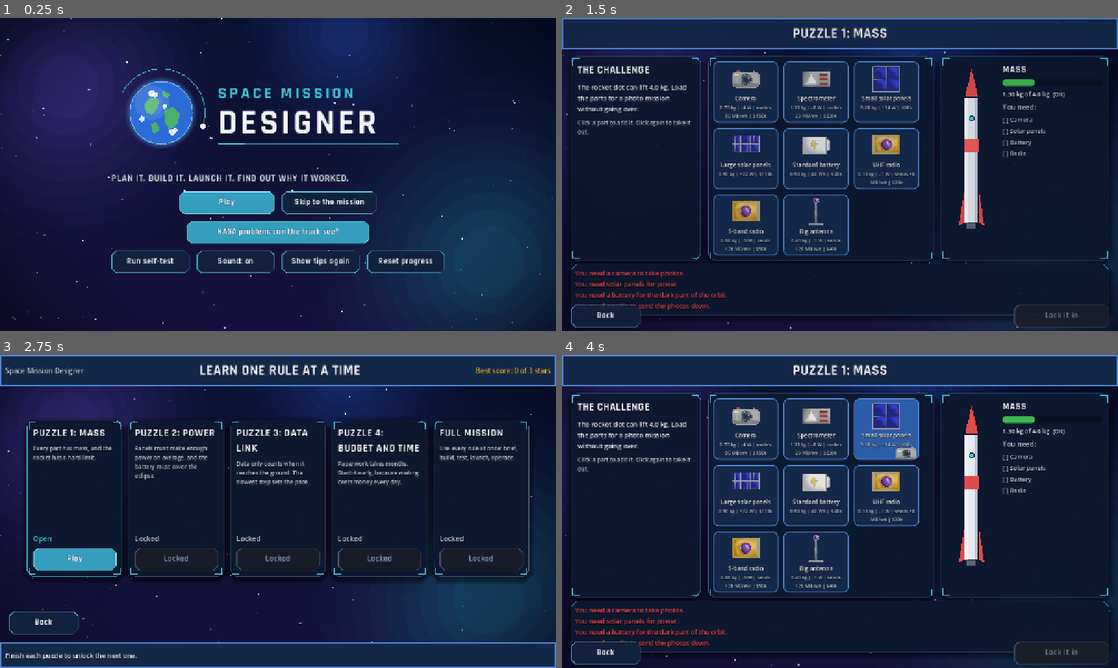
Above: before the commit, frames 1-4 (two rows, left to right).
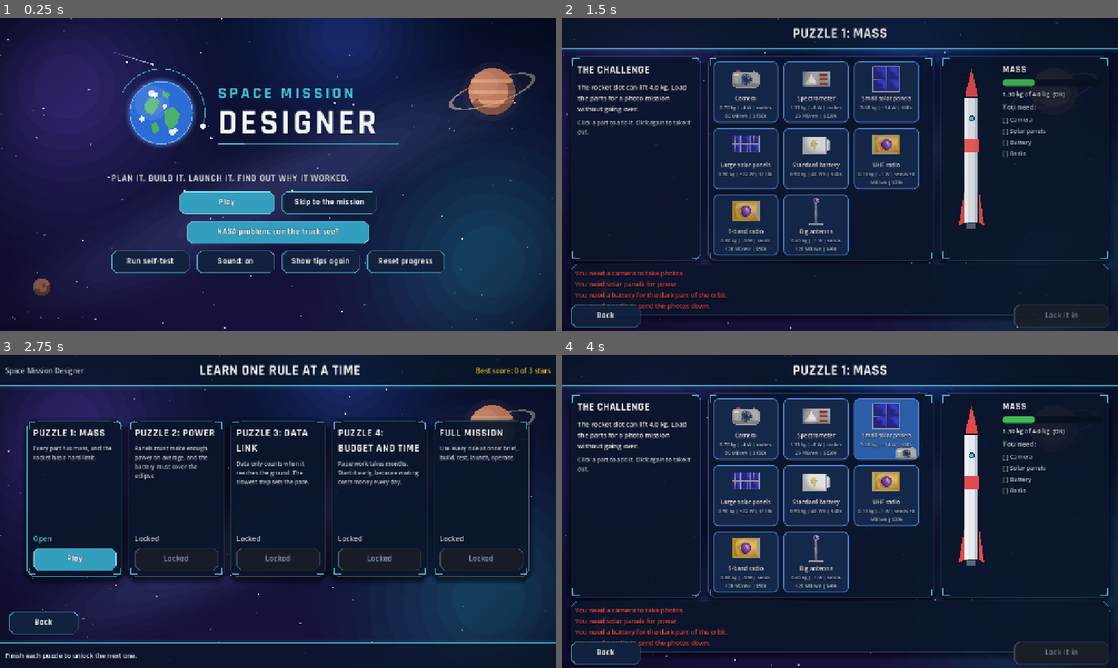
Above: after the commit, the same moments.

Repository: a77chand/apogeic
Game: Godot game, scene res://scenes/main.tscn
Same seed, same stepped clock (60 frames per second), same inputs: the game is played once before the commit and once after it.
Inputs (mouse positions are in pixels of both pictures, inside the frame that each line leads up to):
- Up to frame 1 (0.25 s): no input
- Up to frame 2 (1.5 s): click "Play" at 0.5 s; click "Play" at 1.25 s
- Up to frame 3 (2.75 s): click "Back" at 2 s
- Up to frame 4 (4 s): click "Play" at 2.75 s; tap A at 3.5 s; drag from (745, 430) to (895, 442) at 3.52 s

The runs differ from the first frame. In frame 1, 5.1% of the frame differs, in the area x 6-97%, y 10-89%; in frame 2, 5.6%; in frame 3, 16%, in the area x 0-100%, y 0-100%; in frame 4, 7.9%.

Commit message:
Stronger space theme: richer sky, HUD bars, glassy panels
Background: a faint galaxy band, a distant ringed gas giant (ring drawn behind and in front
of the planet), a small rusty moon, and a shooting star every few seconds, on top of the
existing nebulae and drifting stars. Every top and tip bar (each screen's and the shared
chrome bars) is now a dark see-through strip with a glowing cyan edge, so the stars show
behind it. Panels are glassy (slightly see-through, faint highlight along the top). All
tests pass.

Diff:
--- a/scripts/screens/briefing.gd
+++ b/scripts/screens/briefing.gd
@@ -27,7 +27,7 @@
 
 func _build_top_bar() -> void:
 	var bar: PanelContainer = PanelContainer.new()
-	bar.add_theme_stylebox_override("panel", UI.box(UI.C_DEEP, UI.C_BORDER, 0, 2, 12.0))
+	bar.add_theme_stylebox_override("panel", UI.bar_style(true))
 	_place(bar, Vector2(0, 0), Vector2(1280, 72))
 	var title: Label = UI.label("Briefing", 28)
 	title.horizontal_alignment = HORIZONTAL_ALIGNMENT_CENTER
@@ -185,7 +185,7 @@
 
 func _build_bottom() -> void:
 	var bar: PanelContainer = PanelContainer.new()
-	bar.add_theme_stylebox_override("panel", UI.box(UI.C_DEEP, UI.C_BORDER, 0, 2, 12.0))
+	bar.add_theme_stylebox_override("panel", UI.bar_style(false))
 	_place(bar, Vector2(0, 662), Vector2(1280, 58))
 	_tip = UI.label("Click a locked choice to see why it is locked.", 15)
 	bar.add_child(_tip)
--- a/scripts/screens/ladder.gd
+++ b/scripts/screens/ladder.gd
@@ -22,7 +22,7 @@
 
 func _build_top_bar() -> void:
 	var bar: PanelContainer = PanelContainer.new()
-	bar.add_theme_stylebox_override("panel", UI.box(UI.C_DEEP, UI.C_BORDER, 0, 2, 12.0))
+	bar.add_theme_stylebox_override("panel", UI.bar_style(true))
 	_place(bar, Vector2(0, 0), Vector2(1280, 72))
 	var row: HBoxContainer = UI.hbox(16)
 	bar.add_child(row)
@@ -89,7 +89,7 @@
 
 func _build_bottom() -> void:
 	var bar: PanelContainer = PanelContainer.new()
-	bar.add_theme_stylebox_override("panel", UI.box(UI.C_DEEP, UI.C_BORDER, 0, 2, 12.0))
+	bar.add_theme_stylebox_override("panel", UI.bar_style(false))
 	_place(bar, Vector2(0, 662), Vector2(1280, 58))
 	_tip = UI.label("Finish each puzzle to unlock the next one.", 15)
 	bar.add_child(_tip)
--- a/scripts/screens/ops.gd
+++ b/scripts/screens/ops.gd
@@ -69,7 +69,7 @@
 
 func _build() -> void:
 	var bar: PanelContainer = PanelContainer.new()
-	bar.add_theme_stylebox_override("panel", UI.box(UI.C_DEEP, UI.C_BORDER, 0, 2, 12.0))
+	bar.add_theme_stylebox_override("panel", UI.bar_style(true))
 	_place(bar, Vector2(0, 0), Vector2(1280, 72))
 	var row: HBoxContainer = UI.hbox(16)
 	bar.add_child(row)
--- a/scripts/screens/puzzle_link.gd
+++ b/scripts/screens/puzzle_link.gd
@@ -40,7 +40,7 @@
 
 func _build_top_bar() -> void:
 	var bar: PanelContainer = PanelContainer.new()
-	bar.add_theme_stylebox_override("panel", UI.box(UI.C_DEEP, UI.C_BORDER, 0, 2, 12.0))
+	bar.add_theme_stylebox_override("panel", UI.bar_style(true))
 	_place(bar, Vector2(0, 0), Vector2(1280, 72))
 	var title: Label = UI.label(str(_pz.get("title", "Puzzle")), 28)
 	title.horizontal_alignment = HORIZONTAL_ALIGNMENT_CENTER
--- a/scripts/screens/puzzle_mass.gd
+++ b/scripts/screens/puzzle_mass.gd
@@ -39,7 +39,7 @@
 
 func _build_top_bar() -> void:
 	var bar: PanelContainer = PanelContainer.new()
-	bar.add_theme_stylebox_override("panel", UI.box(UI.C_DEEP, UI.C_BORDER, 0, 2, 12.0))
+	bar.add_theme_stylebox_override("panel", UI.bar_style(true))
 	_place(bar, Vector2(0, 0), Vector2(1280, 72))
 	var title: Label = UI.label(str(_pz.get("title", "Puzzle")), 28)
 	title.horizontal_alignment = HORIZONTAL_ALIGNMENT_CENTER
--- a/scripts/screens/report.gd
+++ b/scripts/screens/report.gd
@@ -50,7 +50,7 @@
 
 func _build_top_bar(grade: String) -> void:
 	var bar: PanelContainer = PanelContainer.new()
-	bar.add_theme_stylebox_override("panel", UI.box(UI.C_DEEP, UI.C_BORDER, 0, 2, 12.0))
+	bar.add_theme_stylebox_override("panel", UI.bar_style(true))
 	_place(bar, Vector2(0, 0), Vector2(1280, 72))
 	var title_text: String = "Mission failed"
 	var color: Color = UI.C_RED
--- a/scripts/screens/test_lab.gd
+++ b/scripts/screens/test_lab.gd
@@ -74,7 +74,7 @@
 
 func _build_top_bar() -> void:
 	var bar: PanelContainer = PanelContainer.new()
-	bar.add_theme_stylebox_override("panel", UI.box(UI.C_DEEP, UI.C_BORDER, 0, 2, 12.0))
+	bar.add_theme_stylebox_override("panel", UI.bar_style(true))
 	_place(bar, Vector2(0, 0), Vector2(1280, 72))
 	var row: HBoxContainer = UI.hbox(16)
 	bar.add_child(row)
--- a/scripts/screens/truck.gd
+++ b/scripts/screens/truck.gd
@@ -35,7 +35,7 @@
 
 func _build_top_bar() -> void:
 	var bar: PanelContainer = PanelContainer.new()
-	bar.add_theme_stylebox_override("panel", UI.box(UI.C_DEEP, UI.C_BORDER, 0, 2, 12.0))
+	bar.add_theme_stylebox_override("panel", UI.bar_style(true))
 	_place(bar, Vector2(0, 0), Vector2(1280, 72))
 	var row: HBoxContainer = UI.hbox(16)
 	bar.add_child(row)
--- a/scripts/screens/workshop.gd
+++ b/scripts/screens/workshop.gd
@@ -78,7 +78,7 @@
 
 func _build_top_bar() -> void:
 	var bar: PanelContainer = PanelContainer.new()
-	bar.add_theme_stylebox_override("panel", UI.box(UI.C_DEEP, UI.C_BORDER, 0, 2, 12.0))
+	bar.add_theme_stylebox_override("panel", UI.bar_style(true))
 	_place(bar, Vector2(0, 0), Vector2(1280, 72))
 	var row: HBoxContainer = UI.hbox(16)
 	bar.add_child(row)
@@ -219,7 +219,7 @@
 
 func _build_tip_bar() -> void:
 	var bar: PanelContainer = PanelContainer.new()
-	bar.add_theme_stylebox_override("panel", UI.box(UI.C_DEEP, UI.C_BORDER, 0, 2, 12.0))
+	bar.add_theme_stylebox_override("panel", UI.bar_style(false))
 	_place(bar, Vector2(0, 662), Vector2(1280, 58))
 	var row: HBoxContainer = UI.hbox(12)
 	bar.add_child(row)
--- a/scripts/ui/chrome.gd
+++ b/scripts/ui/chrome.gd
@@ -16,7 +16,7 @@
 ## A 72 px bar across the top. Game name left, title centre, one pill per entry in pills on the right.
 static func top_bar(title: String, pills: Array) -> Control:
 	var bar: PanelContainer = PanelContainer.new()
-	bar.add_theme_stylebox_override("panel", UI.box(UI.C_DEEP, UI.C_BORDER, 0, 2, 12.0))
+	bar.add_theme_stylebox_override("panel", UI.bar_style(true))
 	bar.position = Vector2(0.0, 0.0)
 	bar.custom_minimum_size = Vector2(1280.0, 72.0)
 	bar.size = Vector2(1280.0, 72.0)
@@ -56,7 +56,7 @@
 ## A 58 px bar across the bottom with one line of tip text and a PLACEHOLDER NUMBERS tag.
 static func tip_bar(text: String) -> Control:
 	var bar: PanelContainer = PanelContainer.new()
-	bar.add_theme_stylebox_override("panel", UI.box(UI.C_DEEP, UI.C_BORDER, 0, 2, 10.0))
+	bar.add_theme_stylebox_override("panel", UI.bar_style(false))
 	bar.position = Vector2(0.0, 662.0)
 	bar.custom_minimum_size = Vector2(1280.0, 58.0)
 	bar.size = Vector2(1280.0, 58.0)
--- a/scripts/ui/starfield.gd
+++ b/scripts/ui/starfield.gd
@@ -1,6 +1,7 @@
 extends Control
 ## The space background used when art/backgrounds/bg_space.png is missing: a deep blue
-## gradient, a few soft coloured nebula glows, and twinkling stars. All code-drawn.
+## gradient, soft nebula glows, a faint galaxy band, a distant ringed planet and a small moon,
+## twinkling stars that drift, and now and then a shooting star. All code-drawn.
 ## The stars come from a fixed formula, so the sky is the same every run.
 
 const STAR_COUNT: int = 140
@@ -37,6 +38,9 @@
 	_glow(Vector2(size.x * 0.12, size.y * 0.22), size.y * 0.55, Color(0.45, 0.30, 0.85))   # purple
 	_glow(Vector2(size.x * 0.88, size.y * 0.78), size.y * 0.60, Color(0.10, 0.60, 0.65))   # teal
 	_glow(Vector2(size.x * 0.62, size.y * 0.05), size.y * 0.40, Color(0.20, 0.35, 0.85))   # blue
+	_galaxy_band()
+	_ringed_planet(Vector2(size.x * 0.885, size.y * 0.235), size.y * 0.075)
+	_moon(Vector2(size.x * 0.075, size.y * 0.86), size.y * 0.028)
 	for item in _stars:
 		var s: Array = item
 		var twinkle: float = 0.55 + 0.45 * sin(_time * float(s[4]) + float(s[3]))
@@ -46,6 +50,63 @@
 		draw_circle(Vector2(drift * size.x, float(s[1]) * size.y), float(s[2]), c)
 
 
+	_shooting_star()
+
+
+## A faint diagonal band of light, like the Milky Way seen from far away.
+func _galaxy_band() -> void:
+	draw_set_transform(Vector2(size.x * 0.5, size.y * 0.55), -0.42, Vector2(1.0, 0.16))
+	for i in range(8):
+		draw_circle(Vector2.ZERO, size.x * (0.62 - 0.06 * float(i)), Color(0.55, 0.62, 0.95, 0.012 + 0.004 * float(i)))
+	draw_set_transform(Vector2.ZERO)
+
+
+## A distant gas giant with a tilted ring. The back of the ring is drawn first, then the
+## planet, then the front of the ring, so the ring wraps around it.
+func _ringed_planet(c: Vector2, r: float) -> void:
+	var ring: Color = Color(0.85, 0.78, 0.62, 0.55)
+	draw_set_transform(c, -0.32, Vector2(1.0, 0.28))
+	draw_arc(Vector2.ZERO, r * 1.85, PI, TAU, 48, ring, r * 0.18)
+	draw_set_transform(Vector2.ZERO)
+	draw_circle(c, r * 1.25, Color(0.85, 0.55, 0.40, 0.06))                # haze
+	draw_circle(c, r, Color(0.78, 0.50, 0.38))
+	for k in range(3):                                                  # cloud bands
+		var y: float = (float(k) - 1.0) * r * 0.45
+		var half: float = sqrt(maxf(0.0, r * r - y * y)) * 0.96
+		draw_line(c + Vector2(-half, y), c + Vector2(half, y), Color(0.95, 0.72, 0.52, 0.55), r * 0.16)
+	draw_circle(c + Vector2(-r * 0.30, -r * 0.30), r * 0.55, Color(1, 1, 1, 0.08))   # lit side
+	draw_arc(c, r * 0.85, -0.15 * PI, 0.85 * PI, 24, Color(0.05, 0.02, 0.10, 0.35), r * 0.32)  # shadow side
+	draw_set_transform(c, -0.32, Vector2(1.0, 0.28))
+	draw_arc(Vector2.ZERO, r * 1.85, 0.0, PI, 48, ring, r * 0.18)
+	draw_set_transform(Vector2.ZERO)
+
+
+## A small, rusty moon low in the corner.
+func _moon(c: Vector2, r: float) -> void:
+	draw_circle(c, r, Color(0.62, 0.40, 0.32))
+	draw_circle(c + Vector2(r * 0.25, -r * 0.20), r * 0.22, Color(0.45, 0.28, 0.24))
+	draw_circle(c + Vector2(-r * 0.30, r * 0.30), r * 0.15, Color(0.45, 0.28, 0.24))
+	draw_arc(c, r * 0.80, -0.1 * PI, 0.9 * PI, 16, Color(0.02, 0.02, 0.08, 0.40), r * 0.40)
+
+
+## Every 9 seconds a shooting star crosses the upper sky in under a second.
+func _shooting_star() -> void:
+	var cycle: float = fmod(_time, 9.0)
+	if cycle > 0.8:
+		return
+	var p: float = cycle / 0.8
+	var start: Vector2 = Vector2(size.x * 0.15, size.y * 0.08)
+	var end: Vector2 = Vector2(size.x * 0.55, size.y * 0.30)
+	var head: Vector2 = start.lerp(end, p)
+	var tail: Vector2 = start.lerp(end, maxf(0.0, p - 0.18))
+	var fade: float = sin(p * PI)
+	for k in range(6):   # a tail that fades towards the back
+		var a: Vector2 = tail.lerp(head, float(k) / 6.0)
+		var b: Vector2 = tail.lerp(head, float(k + 1) / 6.0)
+		draw_line(a, b, Color(1, 1, 1, fade * float(k + 1) / 6.0), 2.0)
+	draw_circle(head, 2.0, Color(1, 1, 1, fade))
+
+
 ## A soft round glow: stacked circles that get fainter towards the edge.
 func _glow(centre: Vector2, radius: float, color: Color) -> void:
 	for i in range(10):
--- a/scripts/ui/ui.gd
+++ b/scripts/ui/ui.gd
@@ -150,7 +150,7 @@
 ## cyan tick marks in the corners like a HUD frame (main panels only).
 static func panel(border: Color = C_BORDER, margin: float = 16.0) -> PanelContainer:
 	var p: PanelContainer = PanelContainer.new()
-	var sb: StyleBoxFlat = box(Color(0.05, 0.10, 0.19, 0.95), Color(border, 0.55), 12, 1, margin)
+	var sb: StyleBoxFlat = box(Color(0.04, 0.09, 0.18, 0.86), Color(border, 0.55), 12, 1, margin)   # glassy: stars show faintly
 	sb.corner_detail = 1
 	sb.shadow_color = Color(0, 0, 0, 0.5)
 	sb.shadow_size = 14
@@ -167,6 +167,7 @@
 	var arm: float = minf(16.0, minf(s.x, s.y) * 0.15)
 	var inset: float = 5.0
 	var c: Color = Color(C_ACCENT, 0.75)
+	p.draw_line(Vector2(arm + 10.0, 1.5), Vector2(s.x - arm - 10.0, 1.5), Color(C_ACCENT, 0.18), 1.0)   # glass highlight
 	for corner in [Vector2(0, 0), Vector2(1, 0), Vector2(0, 1), Vector2(1, 1)]:
 		var x: float = inset if corner.x == 0 else s.x - inset
 		var y: float = inset if corner.y == 0 else s.y - inset
@@ -174,6 +175,20 @@
 		var dy: float = arm if corner.y == 0 else -arm
 		p.draw_line(Vector2(x, y), Vector2(x + dx, y), c, 2.0)
 		p.draw_line(Vector2(x, y), Vector2(x, y + dy), c, 2.0)
+
+
+## The strip along the top (top = true) or bottom of a screen: dark and see-through, so the
+## stars show behind it, with a glowing cyan line on the edge that faces the screen.
+static func bar_style(top: bool = true) -> StyleBoxFlat:
+	var sb: StyleBoxFlat = StyleBoxFlat.new()
+	sb.bg_color = Color(0.02, 0.05, 0.12, 0.72)
+	sb.border_color = Color(C_ACCENT, 0.65)
+	sb.border_width_bottom = 2 if top else 0
+	sb.border_width_top = 0 if top else 2
+	sb.shadow_color = Color(C_ACCENT, 0.12)
+	sb.shadow_size = 10
+	sb.set_content_margin_all(12.0)
+	return sb
 
 
 ## A dark vignette over the background, so the edges fall into shadow and the middle glows.
